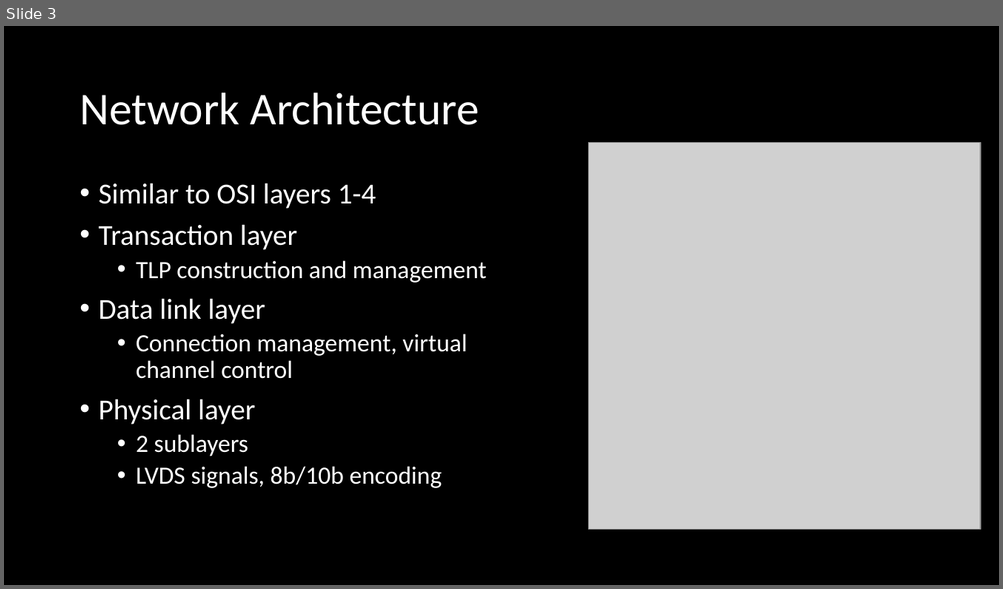
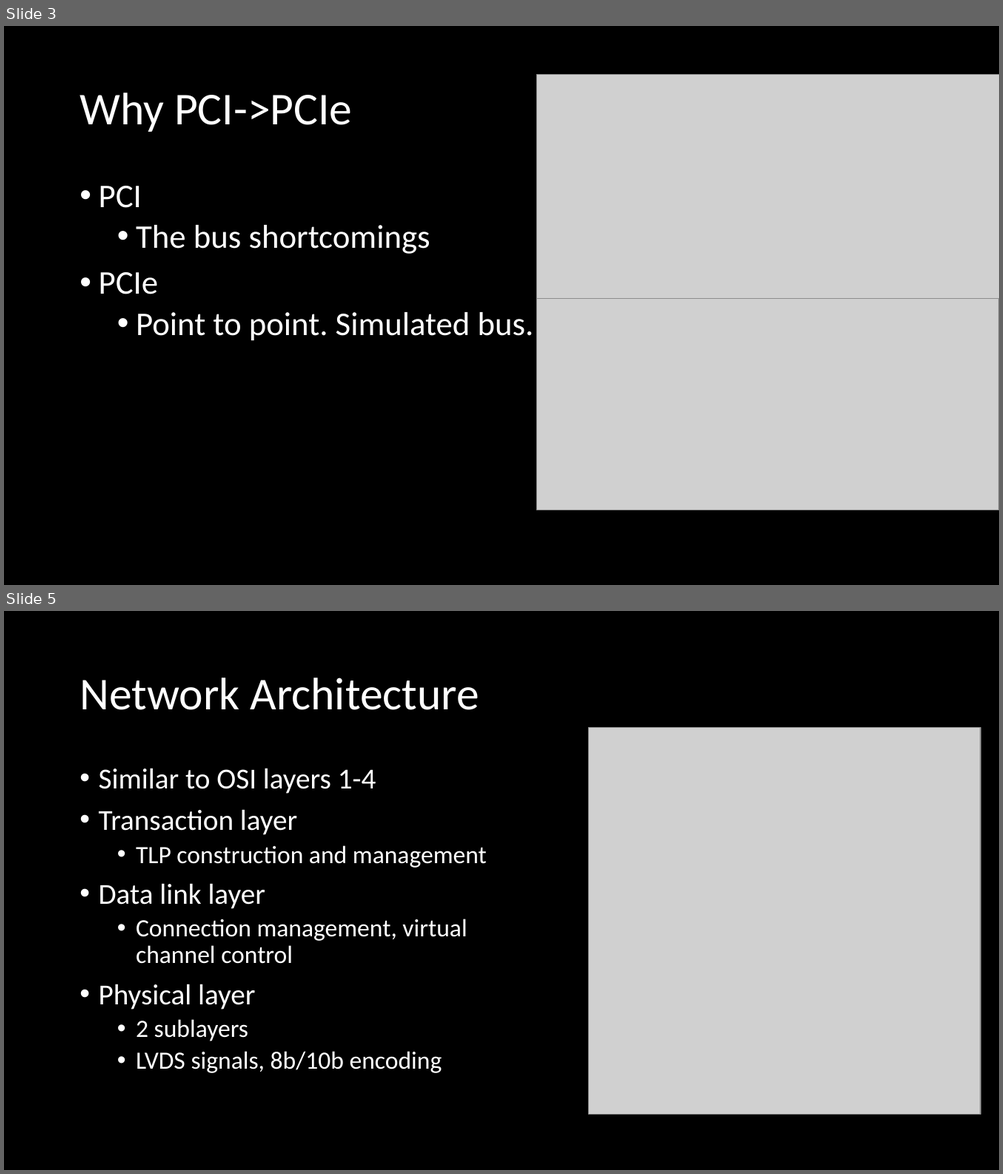
Before and after one commit to dstockhouse/pci-express-report, a slide deck: pcie_seanlink_davidstockhouse.pptx. Shown one above the other, each under a label of ours: slide 3 before the commit, slides 3 and 5 after it; the slides between them are not shown. The pictures are 1003x589 and 1003x1174 pixels, drawn with LibreOffice and Linux fonts; fonts in the diff are those of the drawing; grey boxes stand for pictures. Boxes give left, top, right and bottom in pixels: in the first picture for what was removed or moved away, otherwise in the second. Text is boxed around its words. In the diff, an @@ line names an element or a change of style, - is before the commit and + after.

```diff
--- a/pcie_seanlink_davidstockhouse.pptx
+++ b/pcie_seanlink_davidstockhouse.pptx
@@ slide 3 added at bbox=[4, 26, 999, 585], background #000000 @@
@@ picture added at bbox=[537, 75, 999, 301] @@
@@ title added at bbox=[79, 93, 352, 132], 44 pt, text #FFFFFF @@
+Why PCI->PCIe
@@ text added at bbox=[99, 186, 534, 341], 32 pt, text #FFFFFF @@
+• PCI
+  • The bus shortcomings
+• PCIe
+  • Point to point. Simulated bus.
@@ picture added at bbox=[536, 298, 999, 510] @@
@@ what was slide 3 is now slide 5 @@
```
Also in this commit, not shown: 1 slide changed, 2 other slides added, 1 slide removed.
